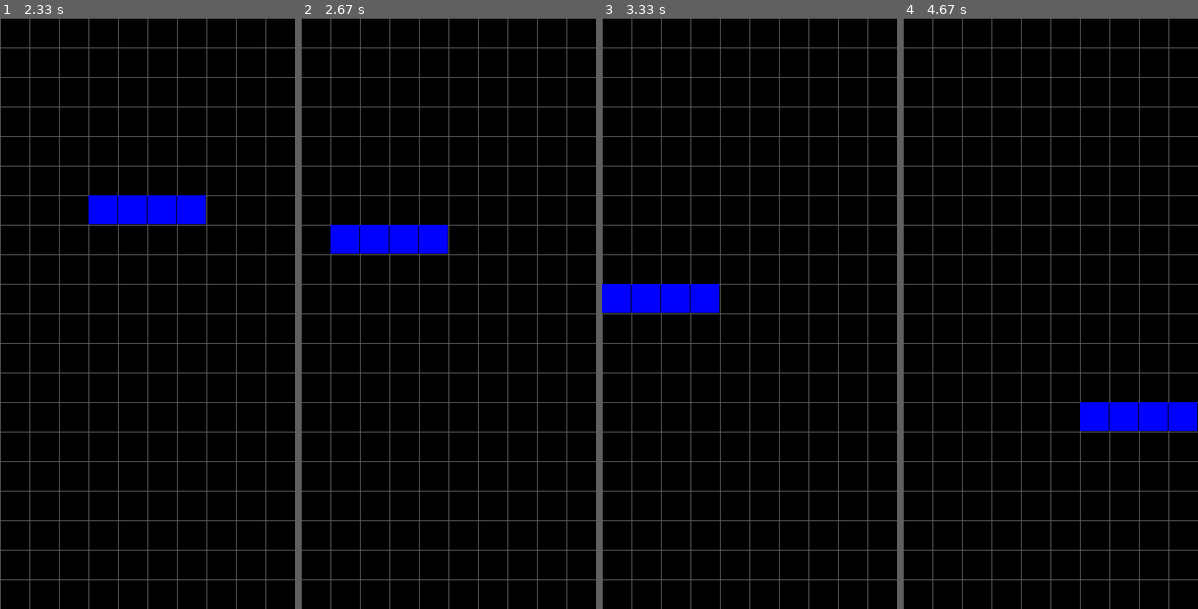
Above: before the commit, frames 1-4 (left to right).
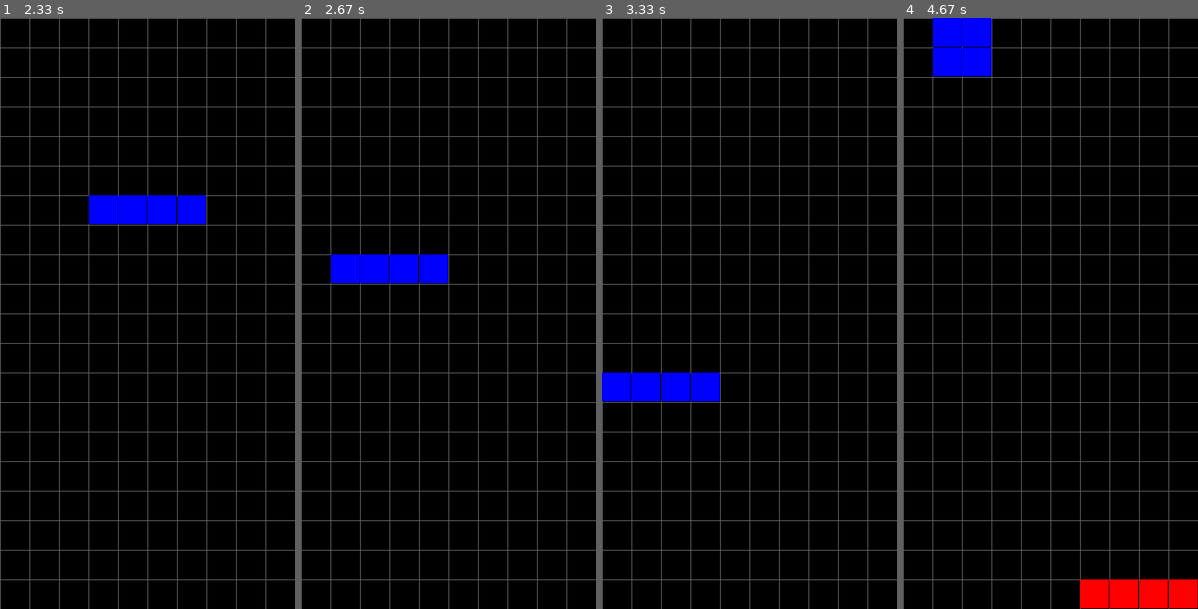
Above: after the commit, the same moments.

Repository: MrGio7/Tetris-pygame
Game: pygame game, started from main.py
Same seed, same stepped clock (60 frames per second), same inputs: the game is played once before the commit and once after it.
Inputs (mouse positions are in pixels of both pictures, inside the frame that each line leads up to):
- Up to frame 1 (2.33 s): click "START" at 0.38 s; hold Right 0.67-1.13 s; move the mouse to (135, 337) at 0.7 s; hold Up 1.17-1.47 s; hold Right 1.5-1.97 s; hold Left from 2 s (still down)
- Up to frame 2 (2.67 s): release Left at 2.53 s; hold Down from 2.57 s (still down)
- Up to frame 3 (3.33 s): release Down at 2.87 s; hold Left 2.9-3.3 s
- Up to frame 4 (4.67 s): hold Up 3.33-3.7 s; hold Right 3.73-4.37 s; hold Down from 4.4 s (still down)

Frame 1 is identical in both runs. In frame 2, 3.8% of the frame differs, in the area x 10-50%, y 35-45%; in frame 3, 3.8%; in frame 4, 5.7%, in the area x 10-100%, y 0-100%.

Commit message:
added fast drop function

Diff:
--- a/blocks.py
+++ b/blocks.py
@@ -1,6 +1,6 @@
 import pygame
 import random
-from pygame.constants import K_LEFT, K_RIGHT, K_UP
+from pygame.constants import K_DOWN, K_LEFT, K_RIGHT, K_UP
 from menu import Menu
 
 class Blocks(Menu):
@@ -93,6 +93,12 @@
                 self.rotation += 1
                 self.block_rotation()
 
+        if key[K_DOWN]:
+            self.response += 1
+            if self.response > 5:
+                self.posy += self.size
+                self.response = 0
+
         if self.response > 5:
             self.response = 0
 
